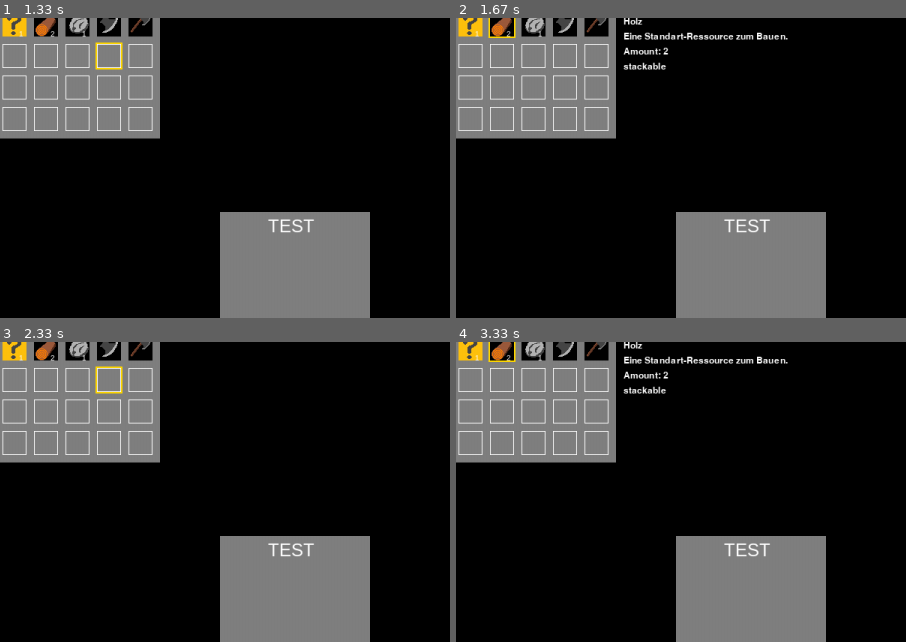
Above: before the commit, frames 1-4 (two rows, left to right).
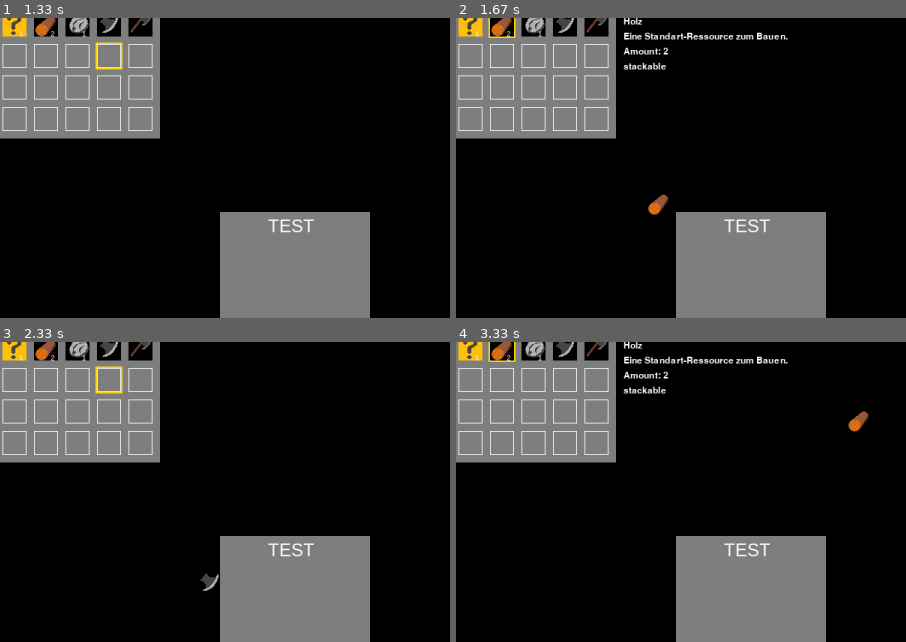
Above: after the commit, the same moments.

Repository: Pappet/CraftingGame_pygame
Game: pygame game, started from CraftingGame/main.py
Same seed, same stepped clock (60 frames per second), same inputs: the game is played once before the commit and once after it.
Inputs (mouse positions are % of the whole screen's width and height, from its top left):
- Up to frame 1 (1.33 s): click "1" at 0.38 s; hold A 0.67-1.13 s; press the mouse at (13, 12) at 1.2 s; move the mouse to (41, 31) at 1.3 s
- Up to frame 2 (1.67 s): release the mouse at (70, 51) at 1.43 s; press the mouse at (6, 6) at 1.53 s; move the mouse to (23, 36) at 1.63 s
- Up to frame 3 (2.33 s): release the mouse at (40, 66) at 1.77 s; press the mouse at (13, 6) at 1.87 s; move the mouse to (15, 39) at 1.97 s; release the mouse at (16, 72) at 2.1 s; press the mouse at (13, 12) at 2.2 s; move the mouse to (24, 45) at 2.3 s
- Up to frame 4 (3.33 s): release the mouse at (35, 79) at 2.43 s; press the mouse at (16, 12) at 2.53 s; move the mouse to (17, 15) at 2.63 s; release the mouse at (17, 19) at 2.77 s; press the mouse at (16, 6) at 2.87 s; move the mouse to (49, 40) at 2.97 s; release the mouse at (81, 74) at 3.1 s; press the mouse at (6, 6) at 3.2 s; move the mouse to (45, 18) at 3.3 s
The pictures show only the part of the screen within x 1-51%, y 5-55%; the shares and areas given below are measured in that part.

Frame 1 is identical in both runs. In frame 2, 0.2% of the frame differs, in the area x 42-48%, y 58-66%; in frame 3, 0.1%; in frame 4, 0.2%.

Commit message:
Fixed small bugs in movement of items.

Diff:
--- a/CraftingGame/menus/inventory.py
+++ b/CraftingGame/menus/inventory.py
@@ -28,6 +28,8 @@
         self.create_slots()
         self.active = active
         self.selected_slot = None
+        self.dragging_image = None
+        self.max_stack_size = 99
 
     def create_slots(self):
         for row in range(self.rows):
@@ -45,7 +47,7 @@
     def get_slot_index(self, slot):
         return self.slots.index(slot)
 
-    def get_slot_at_position(self, pos: Tuple[int, int]) -> Optional[int]:
+    def get_slot_at_position(self, pos: Tuple[int, int]) -> Optional[Slot]:
         for i, slot in enumerate(self.slots):
             if slot.rect.collidepoint(pos):
                 return slot
@@ -96,9 +98,8 @@
     def move_item(self, from_slot: Slot, to_slot: Slot) -> None:
         from_item = from_slot.item
         to_item = to_slot.item
-
         if from_item is not None:
-            if to_item is None:
+            if to_slot.is_empty():
                 # Move item from source slot to target slot
                 to_slot.item = from_item
                 from_slot.item = None
@@ -106,15 +107,14 @@
                 from_slot.amount = 0
             elif from_item.id == to_item.id and from_item.stackable:
                 # Increment item count if the items are stackable and have the same id
-                total_amount = from_item.amount + to_item.amount
-                if total_amount <= from_item.max_stack_size:
-                    to_slot.item.amount = total_amount
+                total_amount = from_slot.amount + to_slot.amount
+                if total_amount <= self.max_stack_size:
+                    to_slot.amount = total_amount
                     from_slot.item = None
                     from_slot.amount = 0
                 else:
-                    diff = total_amount - from_item.max_stack_size
-                    to_slot.item.amount = from_item.max_stack_size
-                    from_slot.item.amount = diff
+                    diff = total_amount - self.max_stack_size
+                    to_slot.amount = self.max_stack_size
                     from_slot.amount = diff
             else:
                 # Swap items between source slot and target slot
@@ -127,7 +127,7 @@
         if self.active:
             self.image.fill(self.bg_color)
             bg_rect = self.image.get_rect(topleft=(self.x, self.y))
-            # topleft=(self.x - self.edge_spacing, self.y - self.edge_spacing - self.title_spacing))
+            # top-left=(self.x - self.edge_spacing, self.y - self.edge_spacing - self.title_spacing))
             pygame.draw.rect(surface, self.bg_color, bg_rect)
 
             title_surface = self.font.render(
@@ -146,8 +146,6 @@
                 desc_text = font.render(
                     self.selected_slot.item_in_slot().description, True, color.white)
                 image_item = self.selected_slot.item_in_slot().get_image()
-                id_str = str(
-                    self.selected_slot.item_in_slot().id).encode("utf-8").decode("utf-8")
                 amount_text = font.render(
                     f"Amount: {self.selected_slot.amount}", True, color.white)
                 if self.selected_slot.item_in_slot().stackable:
@@ -166,12 +164,19 @@
                 surface.blit(stackable_text, (self.x +
                                               self.width + self.slot_spacing, self.y + 100))
 
+            if self.dragging_image is not None:
+                # Render the dragging image surface at the mouse position
+                mouse_pos = pygame.mouse.get_pos()
+                x, y = mouse_pos[0] - self.dragging_image.get_width() / 2, mouse_pos[
+                    1] - self.dragging_image.get_height() / 2
+                surface.blit(self.dragging_image, (x, y))
+
     def update(self, event):
         if event.type == pygame.KEYDOWN:
             if self.active:
                 # testing the inventory - add and remove a test item
                 if event.key == pygame.K_a:
-                    if self.get_free_inventory_space() > 0 and self.selected_slot:
+                    if self.get_free_inventory_space() > 0 and not self.selected_slot.is_empty():
                         self.add_item(self.selected_slot.item)
                 elif event.key == pygame.K_r:
                     if self.get_free_inventory_space() < self.get_inventory_space() and self.selected_slot:
@@ -188,6 +193,13 @@
             if self.active:
                 # check if left mouse button was pressed
                 if event.button == 1:
+                    pos = pygame.mouse.get_pos()
+                    slot_index = self.get_slot_at_position(pos)
+                    if slot_index is not None:
+                        self.selected_slot = slot_index
+                        if not slot_index.is_empty():
+                            self.dragging_image = slot_index.item_in_slot().get_image()
+
                     selected_slot_index = False
                     # Go through all slots and check if the position of the click is within in one slot
                     for slot in self.slots:
@@ -200,13 +212,6 @@
                         # if no slot was clicked set it to None
                         if selected_slot_index is False:
                             self.selected_slot = None
-
-        if event.type == pygame.MOUSEBUTTONDOWN:
-            if event.button == 1:
-                pos = pygame.mouse.get_pos()
-                slot_index = self.get_slot_at_position(pos)
-                if slot_index is not None:
-                    self.selected_slot = slot_index
         elif event.type == pygame.MOUSEBUTTONUP:
             if event.button == 1:
                 pos = pygame.mouse.get_pos()
@@ -216,3 +221,6 @@
                     self.selected_slot.selected = False
                     slot_index.selected = True
                     self.selected_slot = slot_index
+                    self.dragging_image = None
+                if slot_index == self.selected_slot:
+                    self.dragging_image = None
--- a/CraftingGame/menus/slot.py
+++ b/CraftingGame/menus/slot.py
@@ -17,7 +17,10 @@
         self.font = pygame.font.SysFont("arial", self.font_size)
 
     def is_empty(self):
-        return self.item is None
+        if self.item:
+            return False
+        else:
+            return True
 
     def add_item(self, item):
         if self.item is None:
